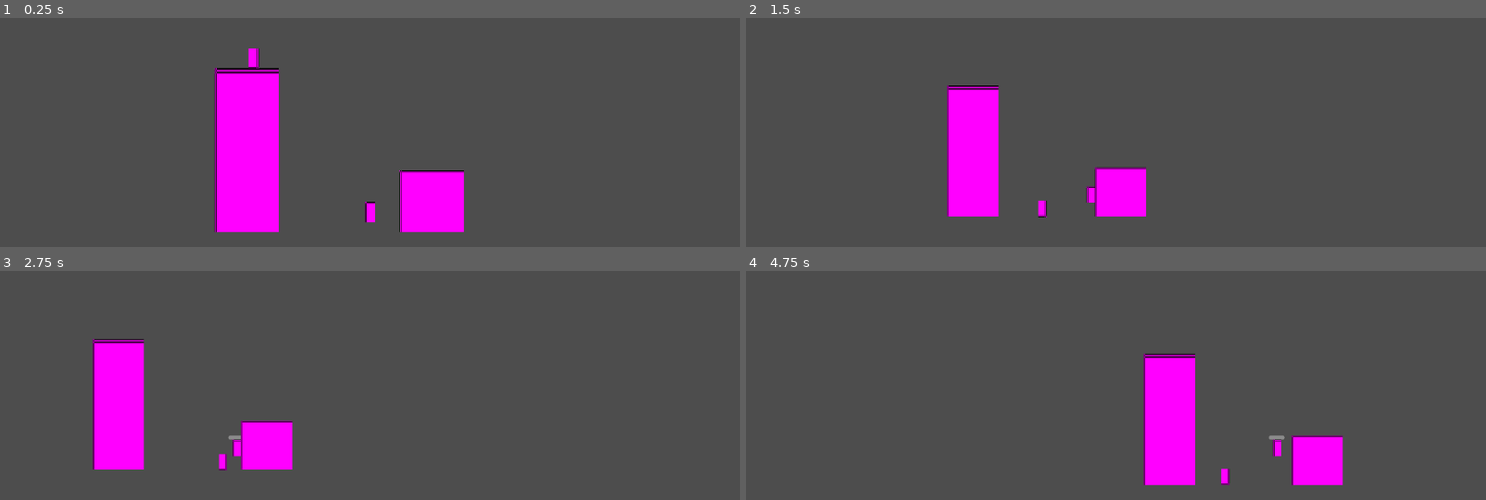
Above: before the commit, frames 1-4 (two rows, left to right).
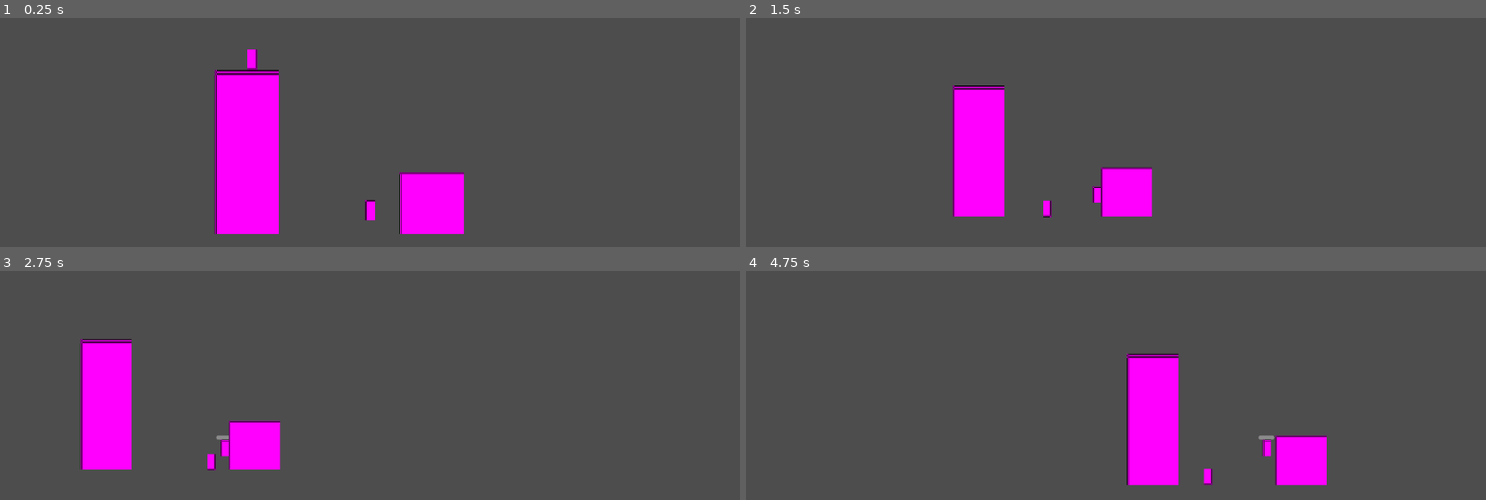
Above: after the commit, the same moments.

Repository: INV-matt/GMTK-game-jam
Game: Godot game, scene res://Main/main.tscn
Same seed, same stepped clock (60 frames per second), same inputs: the game is played once before the commit and once after it.
Inputs:
- Up to frame 1 (0.25 s): no input
- Up to frame 2 (1.5 s): hold E (pl_dash) 0.53-1.28 s; hold D (pl_right) from 0.53 s (still down); tap Space (pl_jump) at 0.77 s; tap Tab (pl_scout) at 1.35 s
- Up to frame 3 (2.75 s): tap Space (pl_jump) at 1.52 s; release D (pl_right) at 2.03 s; hold A (pl_left) from 2.03 s (still down); hold E (pl_dash) from 2.03 s (still down)
- Up to frame 4 (4.75 s): release A (pl_left) at 2.78 s; release E (pl_dash) at 2.78 s; hold D (pl_right) 2.78-4.28 s; tap Tab (pl_scout) at 2.85, 4.35 s; tap Space (pl_jump) at 3.02, 3.77, 4.52 s; hold E (pl_dash) 3.53-4.28 s; hold A (pl_left) from 4.28 s (still down)

The runs differ from the first frame. In frame 1, 0.8% of the frame differs, in the area x 28-63%, y 13-95%; in frame 2, 1.7%; in frame 3, 3.0%; in frame 4, 4.0%, in the area x 51-81%, y 35-94%.

Commit message:
Changed Horizontal Movement

Diff:
--- a/Player/player.gd
+++ b/Player/player.gd
@@ -5,7 +5,9 @@
 
 @export_group("Movement")
 @export var Speed = 300.0
+@export var Acceleration = 30.0
 @export var Deceleration = 30.0
+@export var AccelerationPower = 0.9
 @export var Dash = 1000
 
 @export_group("Jump")
@@ -44,7 +46,7 @@
 
   if !_isScouting && !movementLocked:
     _handleGravity(delta)
-    _handleHorizontalMovement()
+    _handleHorizontalMovement(delta)
     _handleJump()
     move_and_slide()
 
@@ -57,12 +59,20 @@
 #endregion
 
 #region HORIZONTAL MOVEMENT
-func _handleHorizontalMovement() -> void:
+func _handleHorizontalMovement(delta) -> void:
+  # _direction = Input.get_axis("pl_left", "pl_right")
+  # if _direction: # && !_isScouting:
+  #   velocity.x = _direction * Speed
+  # else:
+  #   velocity.x = move_toward(velocity.x, 0, Deceleration)
   _direction = Input.get_axis("pl_left", "pl_right")
-  if _direction: # && !_isScouting:
-    velocity.x = _direction * Speed
-  else:
-    velocity.x = move_toward(velocity.x, 0, Deceleration)
+  var target = _direction * Speed
+  var dv = target - velocity.x
+  var accelRate = Acceleration if abs(dv) > 0.1 else Deceleration
+  var mov = pow(abs(dv) * accelRate, AccelerationPower) * sign(dv)
+  velocity.x += mov * delta
+  # print(mov)
+  # print(velocity.x)
 #endregion
 
 func _getCurrentGravity():
--- a/project.godot
+++ b/project.godot
@@ -86,6 +86,11 @@
 2d_physics/layer_3="enemy"
 2d_physics/layer_4="hazard"
 
+[physics]
+
+common/physics_jitter_fix=0.0
+common/physics_interpolation=true
+
 [rendering]
 
 renderer/rendering_method="mobile"
